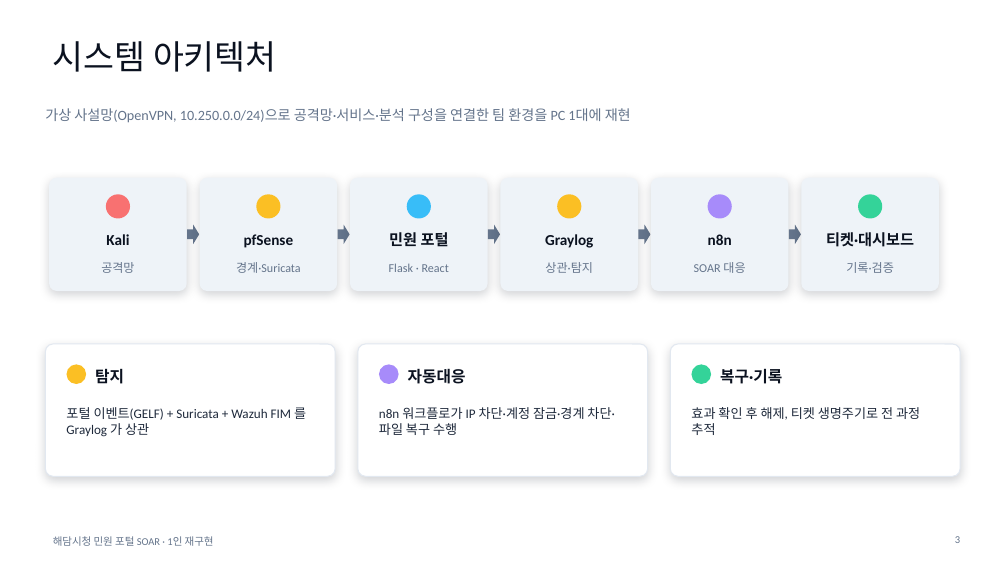
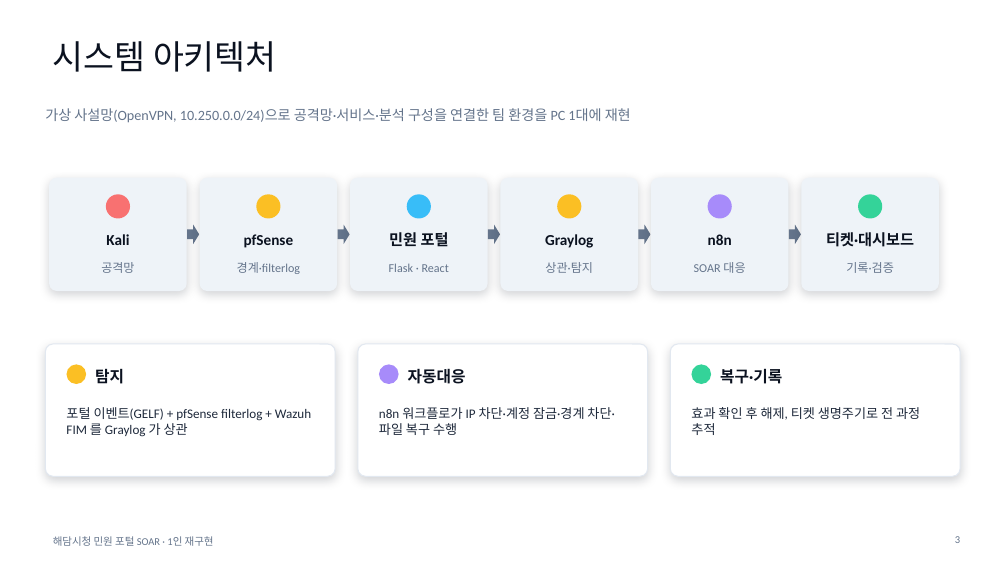
Before and after one commit to shk12170-dev/haedam-soar-portfolio, a slide deck: slide 3 of docs/portfolio/haedam-soar-portfolio.pptx. Drawn at 1008x567 pixels with LibreOffice and Linux fonts; fonts in the diff are those of the drawing. Boxes give left, top, right and bottom in pixels: in the first picture for what was removed or moved away, otherwise in the second. Text is boxed around its words. In the diff, an @@ line names an element or a change of style, - is before the commit and + after.

```diff
--- a/docs/portfolio/haedam-soar-portfolio.pptx
+++ b/docs/portfolio/haedam-soar-portfolio.pptx
@@ text at [237,262,300,274]: text changed @@
-경계·Suricata
+경계·filterlog
@@ text at [66,407,311,437]: text changed @@
-포털 이벤트(GELF) + Suricata + Wazuh FIM 를 Graylog 가 상관
+포털 이벤트(GELF) + pfSense filterlog + Wazuh FIM 를 Graylog 가 상관
```
Also in this commit, not shown: 7 other slides changed, 6 other files.
